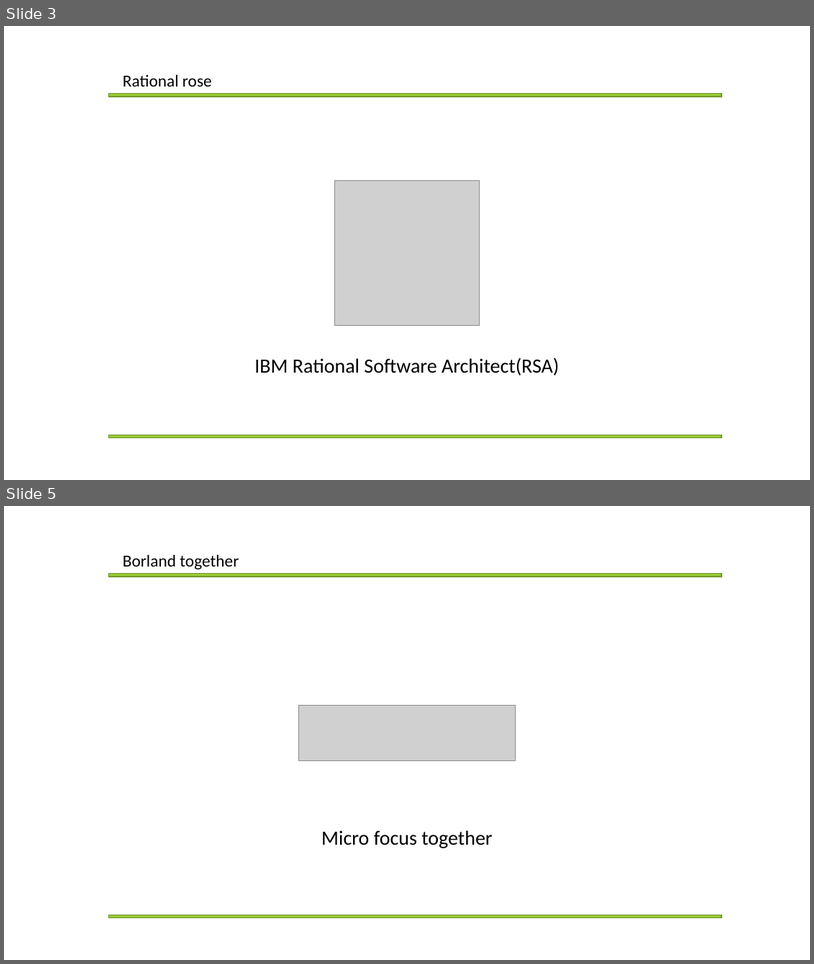
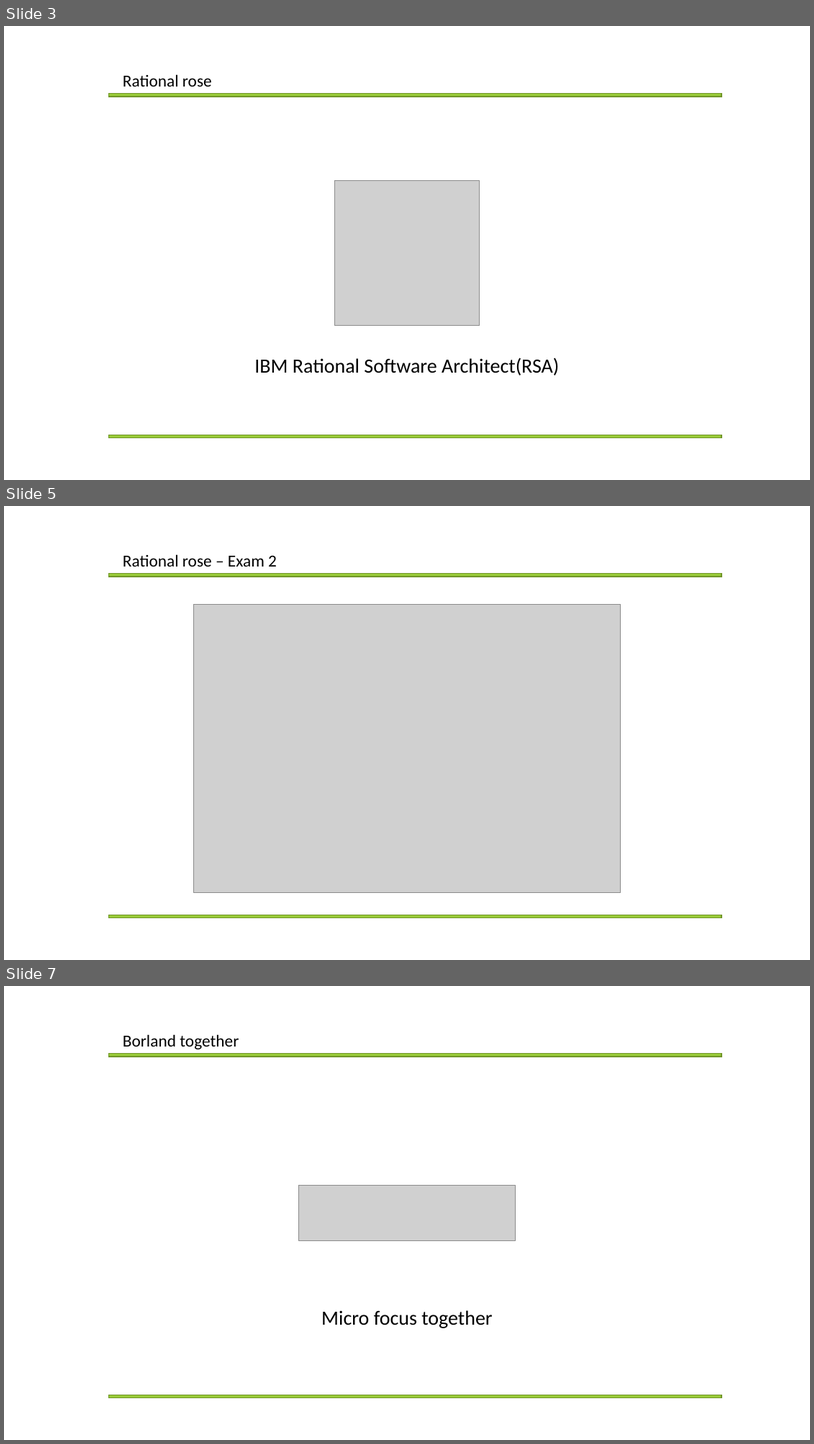
Before and after one commit to Mikusnuz/MyPractice, a slide deck: Study/11. Rational rose + StarUML + Borland together.pptx. Shown one above the other, each under a label of ours: slides 3 and 5 before the commit, slides 3, 5 and 7 after it; the slides between them are not shown. The pictures are 814x964 and 814x1444 pixels, drawn with LibreOffice and Linux fonts; fonts in the diff are those of the drawing; grey boxes stand for pictures. Boxes give left, top, right and bottom in pixels: in the first picture for what was removed or moved away, otherwise in the second. Text is boxed around its words. In the diff, an @@ line names an element or a change of style, - is before the commit and + after.

```diff
--- a/Study/11. Rational rose + StarUML + Borland together.pptx
+++ b/Study/11. Rational rose + StarUML + Borland together.pptx
@@ slide 5 added at (4, 506, 810, 960), background #FFFFFF @@
@@ text added at (123, 554, 277, 566), 20 pt, text #000000 @@
+Rational rose – Exam 2
@@ rectangle added at (108, 574, 722, 577), fill #99CB38, outline #719629 1 pt @@
@@ picture added at (193, 604, 621, 892) @@
@@ rectangle added at (108, 914, 722, 917), fill #99CB38, outline #719629 1 pt @@
@@ what was slide 5 is now slide 7 @@
```
Also in this commit, not shown: 3 slides changed, 5 other slides added, 3 other files.
